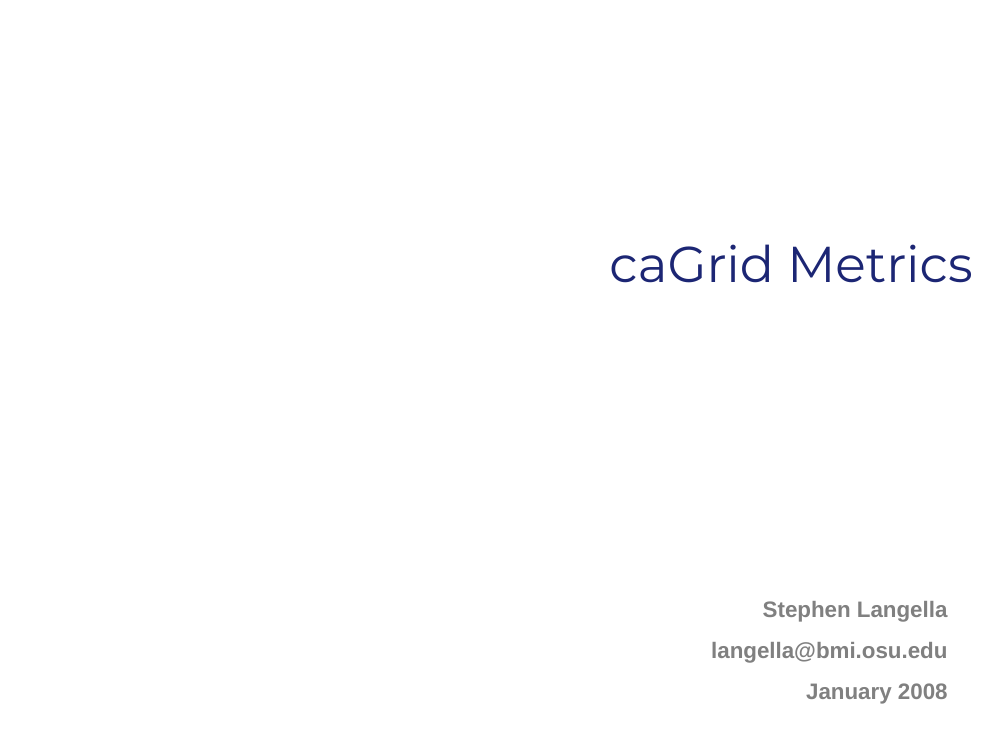
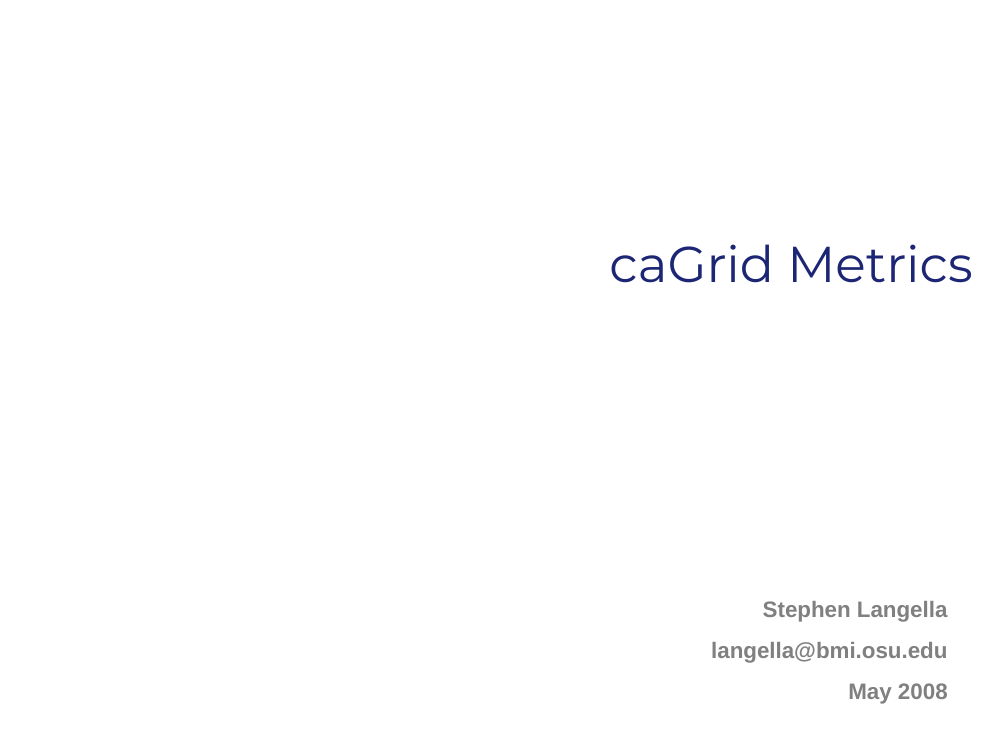
Before and after one commit to NCIP/cagrid-docs, a slide deck: slide 1 of presentations/metrics/metrics-kickoff-archws.ppt. Drawn at 1008x756 pixels with LibreOffice and Linux fonts; fonts in the diff are those of the drawing; background and template pictures are left out. Boxes give left, top, right and bottom in pixels: in the first picture for what was removed or moved away, otherwise in the second. Text is boxed around its words. In the diff, an @@ line names an element or a change of style, - is before the commit and + after.

```diff
--- a/presentations/metrics/metrics-kickoff-archws.ppt
+++ b/presentations/metrics/metrics-kickoff-archws.ppt
@@ text at (848, 683, 948, 704): text changed @@
-January 2008
+May 2008
```
Also in this commit, not shown: 1 other file.
